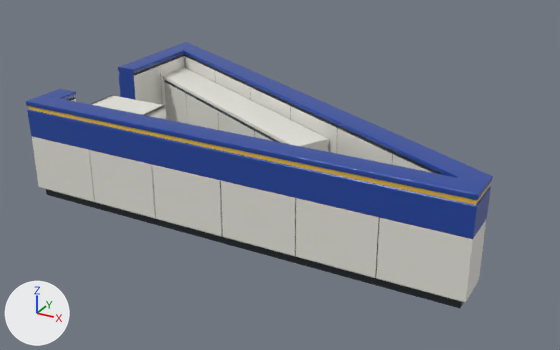
An edit to the glTF model public/models/exit-return-counter.glb, drawn before and after from the same camera.
Rendered twice from a camera (50 mm lens) standing at (11.88, -17.83, 11.8) and looking at (-0.19, 4.12, 0.82). The axes (+X, +Y, +Z) are drawn at lower left. The lights are the same throughout. The first picture is the older version. Vertices at exactly the same position are counted once.

In view in the first picture: 'ExitReturnCounter'.
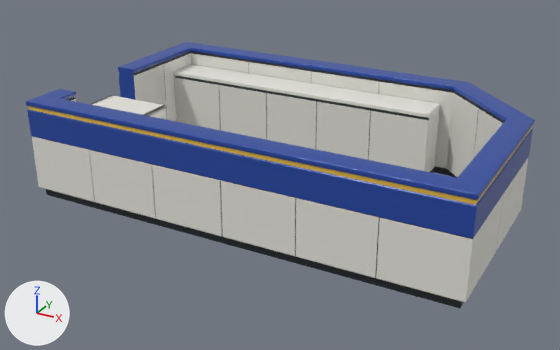
Commit message: Correct return counter to a broad clipped-corner enclosure

What the commit changed:
me_continuous_blue_customer_rim is used by ob_exitreturncounter; location (0.0, 0.0, 0.0).
me_continuous_blue_customer_rim had 3120 vertices, 6224 faces and spanned x -7.8..7.8, y 0.0..9.4, z 0.0..3.5.
me_continuous_blue_customer_rim now has 3296 vertices, 6576 faces and spans x -7.8..7.8, y 0.0..9.4, z 0.0..3.5.
me_continuous_blue_customer_rim part 1: the loose piece of 612 vertices spanning x -6.9..3.5, y 0.8..2.2, z 0.0..2.8 is copied, and the copy is scaled about its middle by (-1.05, -0.923, 1), then moved by (0.3, 6.4, 0.0); it spans x -6.9..4.0, y 7.3..8.6, z 0.0..2.8.
me_continuous_blue_customer_rim part 2: the loose piece of 476 vertices spanning x -7.5..2.0, y 2.3..8.1, z 0.0..2.8 is deleted.
me_continuous_blue_customer_rim part 3: 581 vertices moved from x -7.6..7.8, y 0.9..8.4, z 0.0..3.5 to x -7.7..7.8, y 3.2..9.4, z 0.0..3.5; 373 vertices removed from x -7.7..4.7, y 2.1..9.3, z 0.0..3.5; 413 vertices added at x -7.7..7.2, y 6.1..9.4, z 0.0..3.5.

Where the change shows, as pixel boxes (x1, y1, x2, y2) in the pictures (560 x 350 px; the box of a moved part takes in the faces that stretch with it):
'ExitReturnCounter', reshaped (9% wider): before (26, 42, 493, 308); after (26, 42, 535, 308)
part 1 of me_continuous_blue_customer_rim, added: after (174, 65, 440, 173)
part 2 of me_continuous_blue_customer_rim, deleted: before (163, 67, 329, 152)
part 3 of me_continuous_blue_customer_rim, moved or reshaped: before (119, 42, 493, 308); after (120, 42, 535, 308)
